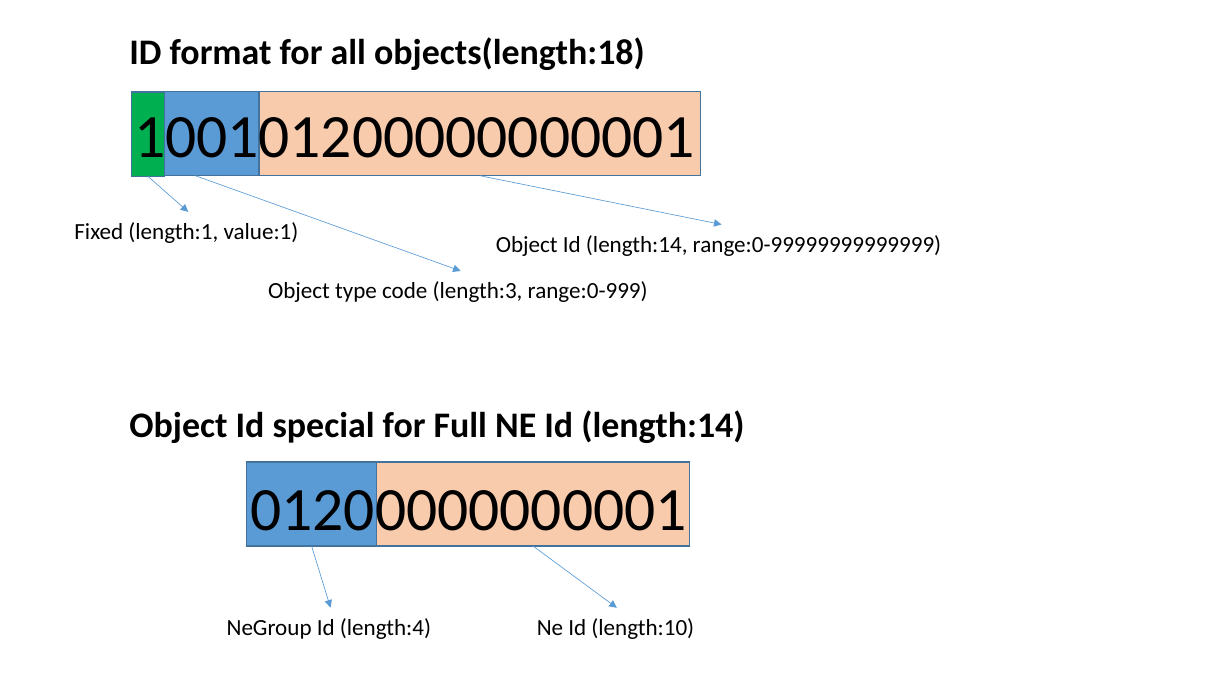
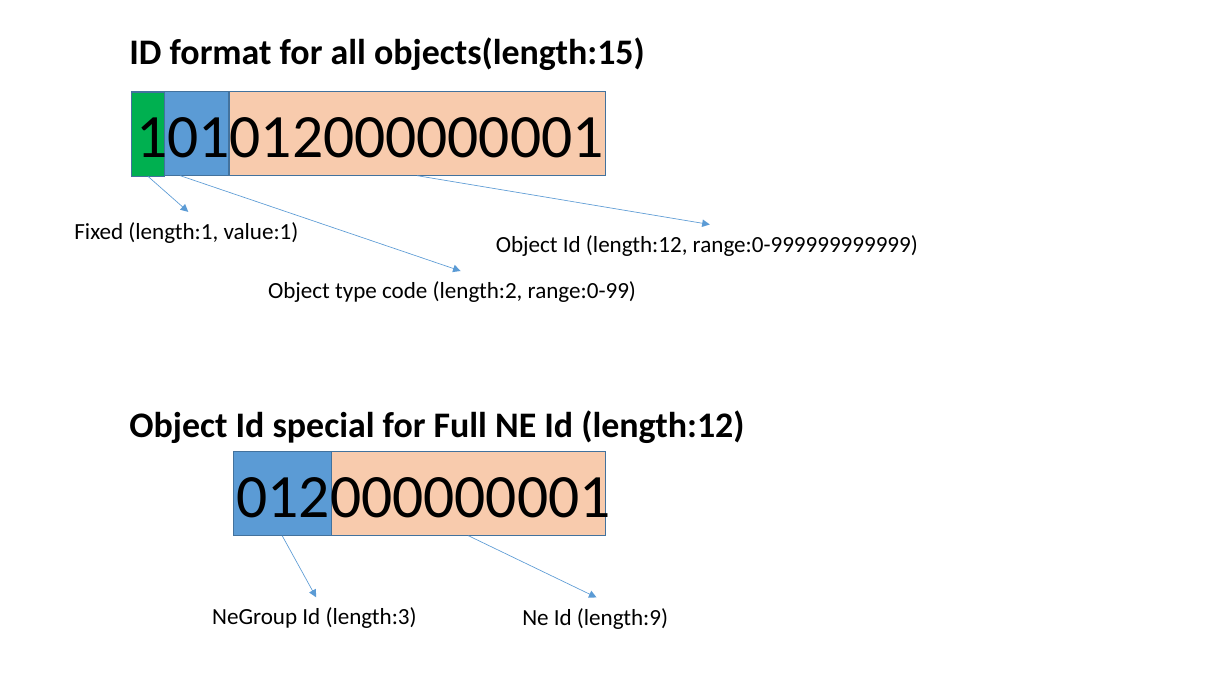
Before and after one commit to minichen2000/nms-demo2, a slide deck: slide 1 of chart/chart1.pptx. Drawn at 1232x693 pixels with LibreOffice and Linux fonts; fonts in the diff are those of the drawing. Boxes give left, top, right and bottom in pixels: in the first picture for what was removed or moved away, otherwise in the second. Text is boxed around its words. In the diff, an @@ line names an element or a change of style, - is before the commit and + after.

```diff
--- a/chart/chart1.pptx
+++ b/chart/chart1.pptx
@@ text at (x1=129, y1=37, x2=645, y2=70): text changed @@
-ID format for all objects(length:18)
+ID format for all objects(length:15)
@@ rectangle resized from (x1=131, y1=91, x2=259, y2=176) to (x1=131, y1=91, x2=228, y2=176) @@
@@ text at (x1=136, y1=106, x2=603, y2=172): text changed @@
-100101200000000001
+101012000000001
@@ rectangle resized from (x1=259, y1=91, x2=701, y2=176) to (x1=229, y1=91, x2=606, y2=176) @@
@@ arrow moved from (195, 176) - (461, 271) to (180, 176) - (461, 271) @@
@@ arrow moved from (480, 176) - (722, 225) to (418, 176) - (710, 225) @@
@@ text at (x1=496, y1=235, x2=918, y2=256): text changed @@
-Object Id (length:14, range:0-99999999999999)
+Object Id (length:12, range:0-999999999999)
@@ text at (x1=268, y1=281, x2=636, y2=302): text changed @@
-Object type code (length:3, range:0-999)
+Object type code (length:2, range:0-99)
@@ text at (x1=129, y1=410, x2=744, y2=443): text changed @@
-Object Id special for Full NE Id (length:14)
+Object Id special for Full NE Id (length:12)
@@ rectangle resized from (x1=247, y1=462, x2=377, y2=546) to (x1=233, y1=452, x2=331, y2=536) @@
@@ text at (x1=237, y1=466, x2=611, y2=532): text changed @@
-01200000000001
+012000000001
@@ rectangle resized from (x1=377, y1=462, x2=690, y2=546) to (x1=331, y1=452, x2=605, y2=536) @@
@@ arrow moved from (311, 546) - (331, 608) to (282, 536) - (316, 597) @@
@@ arrow moved from (533, 546) - (617, 608) to (469, 536) - (597, 598) @@
@@ text at (x1=212, y1=607, x2=417, y2=628): text changed @@
-NeGroup Id (length:4)
+NeGroup Id (length:3)
@@ text at (x1=522, y1=608, x2=668, y2=629): text changed @@
-Ne Id (length:10)
+Ne Id (length:9)
```
Also in this commit, not shown: 14 other files.
